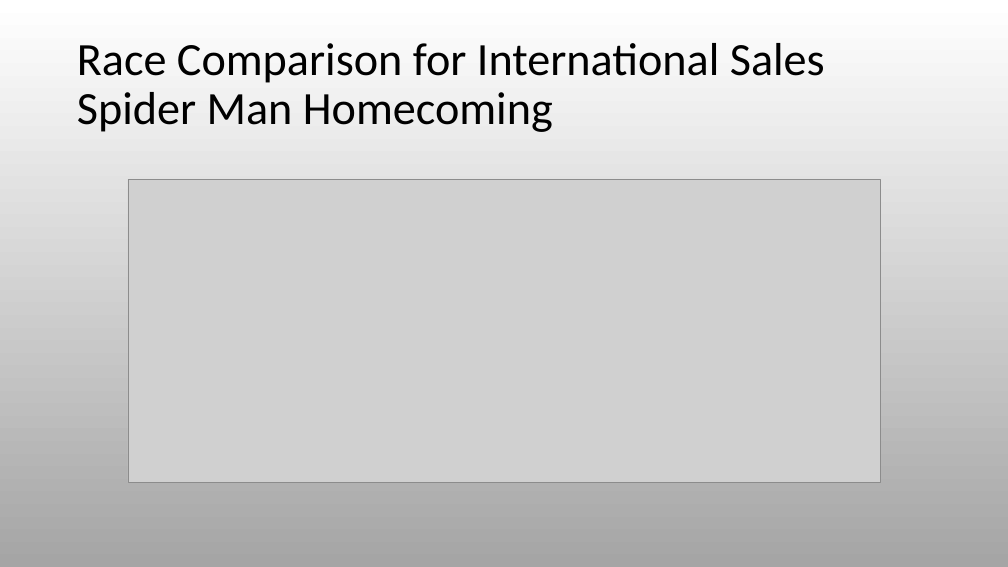
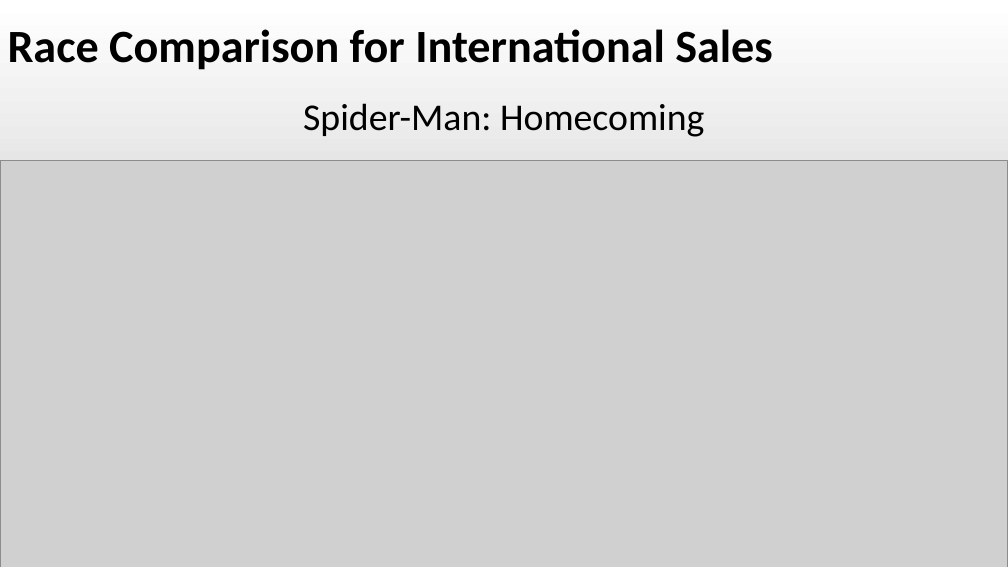
Before and after one commit to RyanSchraeder/Team-Aurora-Marvels, a slide deck: slide 23 of Project_1_Superheros.pptx (slide 22 before the commit). Drawn at 1008x567 pixels with LibreOffice and Linux fonts; fonts in the diff are those of the drawing; grey boxes stand for pictures. Boxes give left, top, right and bottom in pixels: in the first picture for what was removed or moved away, otherwise in the second. Text is boxed around its words. In the diff, an @@ line names an element or a change of style, - is before the commit and + after.

```diff
--- a/Project_1_Superheros.pptx
+++ b/Project_1_Superheros.pptx
@@ text at (x1=8, y1=29, x2=773, y2=70): text changed; bold on @@
-Race Comparison for International Sales
-Spider Man Homecoming
+Race Comparison for International Sales
@@ text added at (x1=303, y1=103, x2=704, y2=137), 36 pt, text #000000 @@
+Spider-Man: Homecoming
@@ picture resized from (x1=128, y1=179, x2=880, y2=482) to (x1=0, y1=161, x2=1008, y2=567) @@
```
Also in this commit, not shown: 23 other slides changed, 1 slide added.
